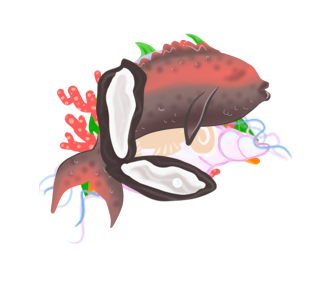
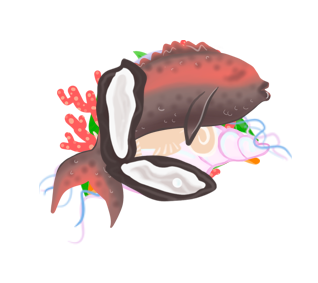
Layers edited between the first and the second w=318, h=283 image:
painted on "fish" over (132, 33, 241, 171)
painted on "conch" over (211, 120, 241, 171)
painted on "coral" over (132, 33, 241, 171)